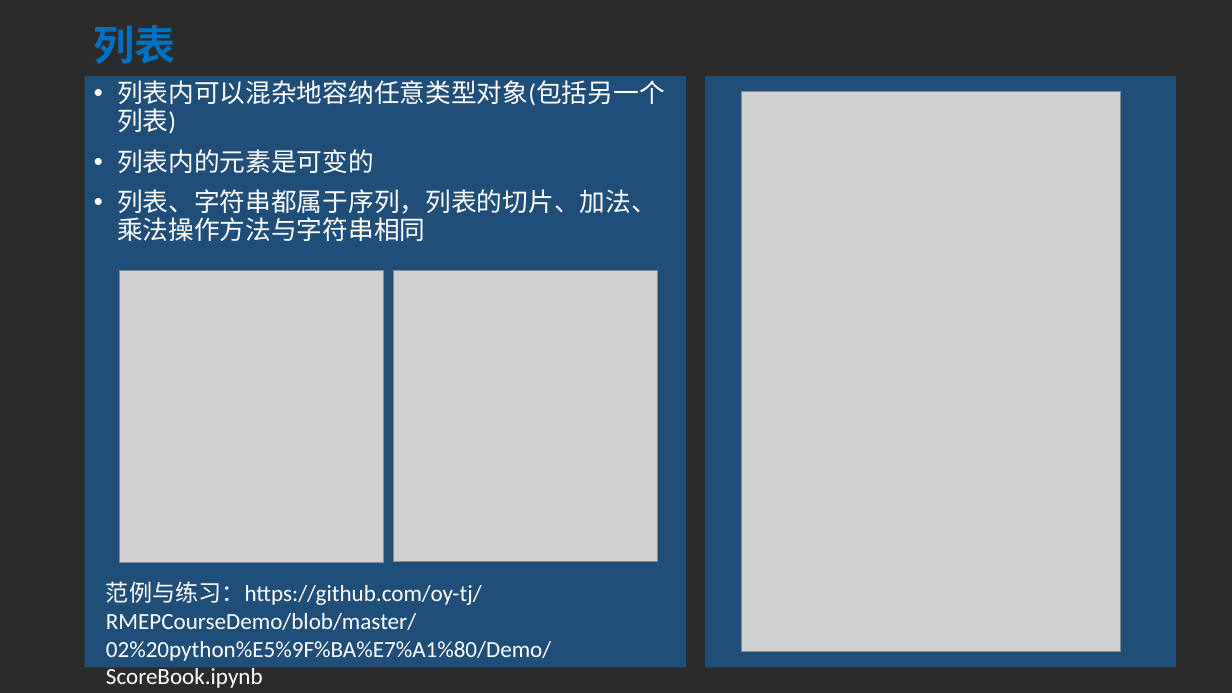
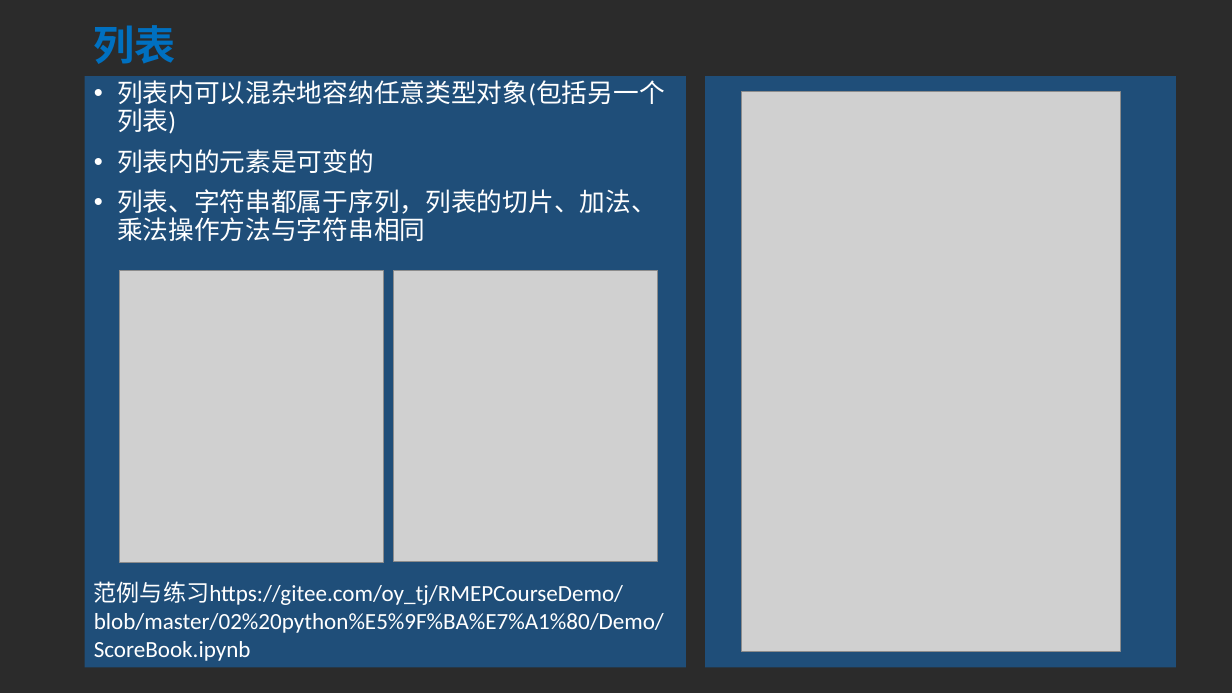
Before and after one commit to oy-tj/RMEPCourseDemo, a slide deck: slide 8 of 02 python基础/02-2 Python基础.pptx. Drawn at 1232x693 pixels with LibreOffice and Linux fonts; fonts in the diff are those of the drawing; grey boxes stand for pictures; background and template pictures are left out; a plain dark background stands for a picture behind light text. Boxes give left, top, right and bottom in pixels: in the first picture for what was removed or moved away, otherwise in the second. Text is boxed around its words. In the diff, an @@ line names an element or a change of style, - is before the commit and + after.

Commit message:
modified url of exp in 02,url is changed to gitee

```diff
--- a/02 python基础/02-2 Python基础.pptx
+++ b/02 python基础/02-2 Python基础.pptx
@@ text "列表内可以混杂地容纳任意类型对象(包括另一个列表)" at [85, 76, 687, 667]: text colour #CCE8CF to #FFFFFF @@
@@ text at [94, 581, 664, 661]: text changed; text colour #CCE8CF to #FFFFFF @@
-范例与练习：https://github.com/oy-tj/RMEPCourseDemo/blob/master/02%20python%E5%9F%BA%E7%A1%80/Demo/ScoreBook.ipynb
+范例与练习https://gitee.com/oy_tj/RMEPCourseDemo/blob/master/02%20python%E5%9F%BA%E7%A1%80/Demo/ScoreBook.ipynb
```
Also in this commit, not shown: 13 other slides changed.
